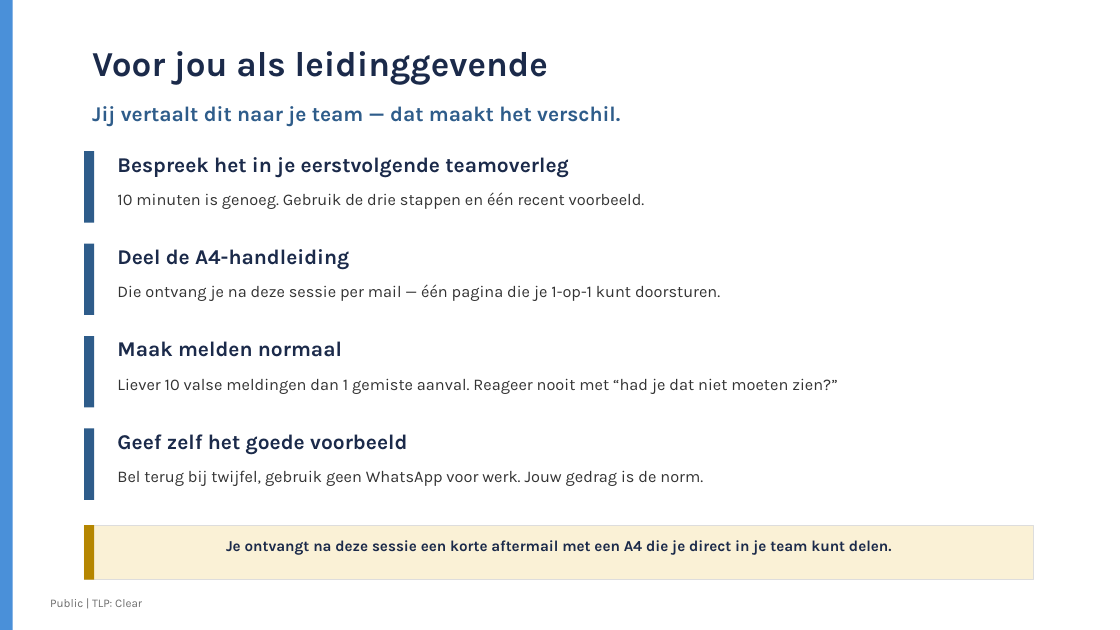
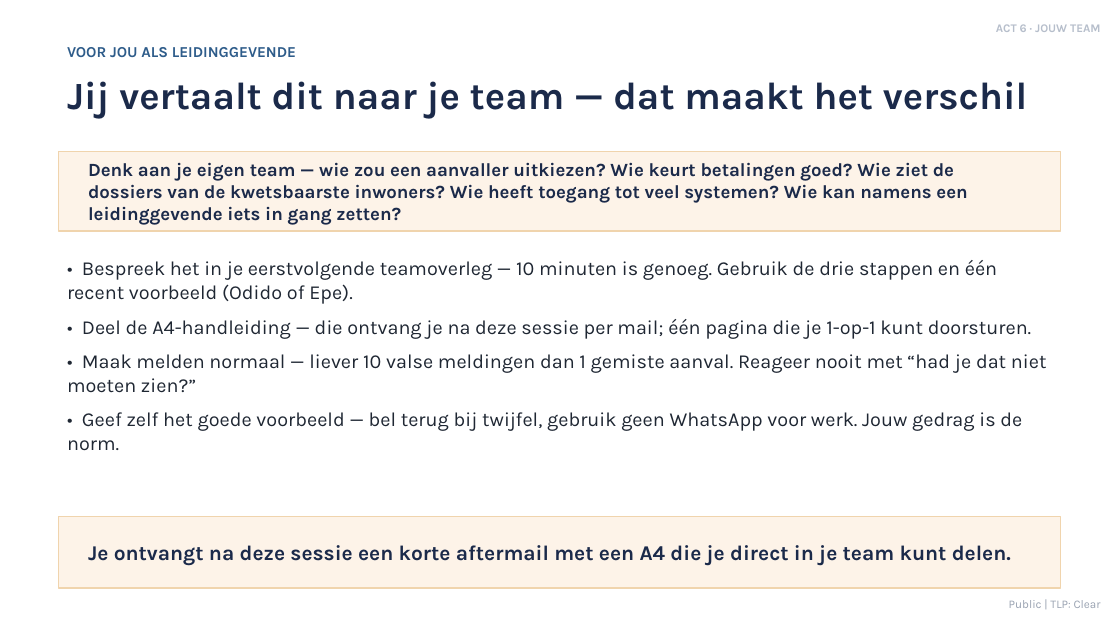
Before and after one commit to security-commons-nl/kennisbank, a slide deck: slide 24 of security/awareness-digitale-veiligheid/Learning_digitale_veiligheid_voor_managers.pptx (slide 15 before the commit). Drawn at 1120x630 pixels with LibreOffice and Linux fonts; fonts in the diff are those of the drawing. Boxes give left, top, right and bottom in pixels: in the first picture for what was removed or moved away, otherwise in the second. Text is boxed around its words. In the diff, an @@ line names an element or a change of style, - is before the commit and + after.

```diff
--- a/security/awareness-digitale-veiligheid/Learning_digitale_veiligheid_voor_managers.pptx
+++ b/security/awareness-digitale-veiligheid/Learning_digitale_veiligheid_voor_managers.pptx
@@ rectangle removed at bbox=[0, 0, 13, 630] @@
@@ text added at bbox=[996, 24, 1100, 32], 10 pt, text #B6BECB, bold @@
+ACT 6 · JOUW TEAM
@@ text at bbox=[67, 47, 296, 57]: text changed; size 30 to 13 pt; text colour #1B2A4A to #2E5C8A @@
-Voor jou als leidinggevende
+VOOR JOU ALS LEIDINGGEVENDE
@@ text at bbox=[67, 81, 1027, 119]: text changed; size 18 to 33 pt; text colour #2E5C8A to #1B2A4A @@
-Jij vertaalt dit naar je team — dat maakt het verschil.
+Jij vertaalt dit naar je team — dat maakt het verschil
@@ rectangle added at bbox=[59, 151, 1061, 231], fill #FDF3E8, outline #F0D4AD 1 pt @@
@@ rectangle removed at bbox=[84, 151, 94, 223] @@
@@ text added at bbox=[88, 162, 967, 225], 16 pt, text #1B2A4A, bold @@
+Denk aan je eigen team — wie zou een aanvaller uitkiezen? Wie keurt betalingen goed? Wie ziet de dossiers van de kwetsbaarste inwoners? Wie heeft toegang tot veel systemen? Wie kan namens een leidinggevende iets in gang zetten?
@@ text removed at bbox=[117, 157, 568, 177] @@
-Bespreek het in je eerstvolgende teamoverleg
@@ text removed at bbox=[117, 192, 645, 209] @@
-10 minuten is genoeg. Gebruik de drie stappen en één recent voorbeeld.
@@ text at bbox=[67, 260, 1047, 451]: text changed; size 14 to 17 pt; text colour #333333 to #1F2733 @@
-Liever 10 valse meldingen dan 1 gemiste aanval. Reageer nooit met “had je dat niet moeten zien?”
+• Bespreek het in je eerstvolgende teamoverleg — 10 minuten is genoeg. Gebruik de drie stappen en één recent voorbeeld (Odido of Epe).
+• Deel de A4-handleiding — die ontvang je na deze sessie per mail; één pagina die je 1-op-1 kunt doorsturen.
+• Maak melden normaal — liever 10 valse meldingen dan 1 gemiste aanval. Reageer nooit met “had je dat niet moeten zien?”
+• Geef zelf het goede voorbeeld — bel terug bij twijfel, gebruik geen WhatsApp voor werk. Jouw gedrag is de norm.
@@ rectangle removed at bbox=[84, 244, 94, 315] @@
@@ text removed at bbox=[117, 249, 349, 270] @@
-Deel de A4-handleiding
@@ text removed at bbox=[117, 284, 720, 301] @@
-Die ontvang je na deze sessie per mail — één pagina die je 1-op-1 kunt doorsturen.
@@ rectangle removed at bbox=[84, 336, 94, 408] @@
@@ text removed at bbox=[117, 341, 342, 357] @@
-Maak melden normaal
@@ rectangle removed at bbox=[84, 429, 94, 500] @@
@@ text removed at bbox=[117, 434, 407, 455] @@
-Geef zelf het goede voorbeeld
@@ text removed at bbox=[117, 470, 703, 486] @@
-Bel terug bij twijfel, gebruik geen WhatsApp voor werk. Jouw gedrag is de norm.
@@ rectangle: place and size @@
-rectangle at bbox=[84, 525, 1033, 580]
+rectangle at bbox=[59, 517, 1061, 588]
@@ rectangle at bbox=[59, 517, 1061, 588]: fill #FAF1D6 to #FDF3E8; outline #DDDDDD 0.75 pt to #F0D4AD 1 pt @@
@@ text "Je ontvangt na deze sessie ...": place and size @@
-text "Je ontvangt na deze sessie ..." at bbox=[226, 540, 892, 555]
+text "Je ontvangt na deze sessie ..." at bbox=[88, 545, 1011, 566]
@@ text "Je ontvangt na deze sessie ..." at bbox=[88, 545, 1011, 566]: size 13 to 18 pt; alignment centre to left; vertical alignment top to middle @@
@@ rectangle removed at bbox=[84, 525, 94, 580] @@
@@ text "Public | TLP: Clear": place and size @@
-text "Public | TLP: Clear" at bbox=[50, 599, 142, 607]
+text "Public | TLP: Clear" at bbox=[1009, 600, 1101, 608]
@@ text "Public | TLP: Clear" at bbox=[1009, 600, 1101, 608]: text colour #6E6E6E to #9AA3B2; alignment left to right @@
```
Also in this commit, not shown: 7 other slides changed, 18 slides added, 9 slides removed, 1 other file.
